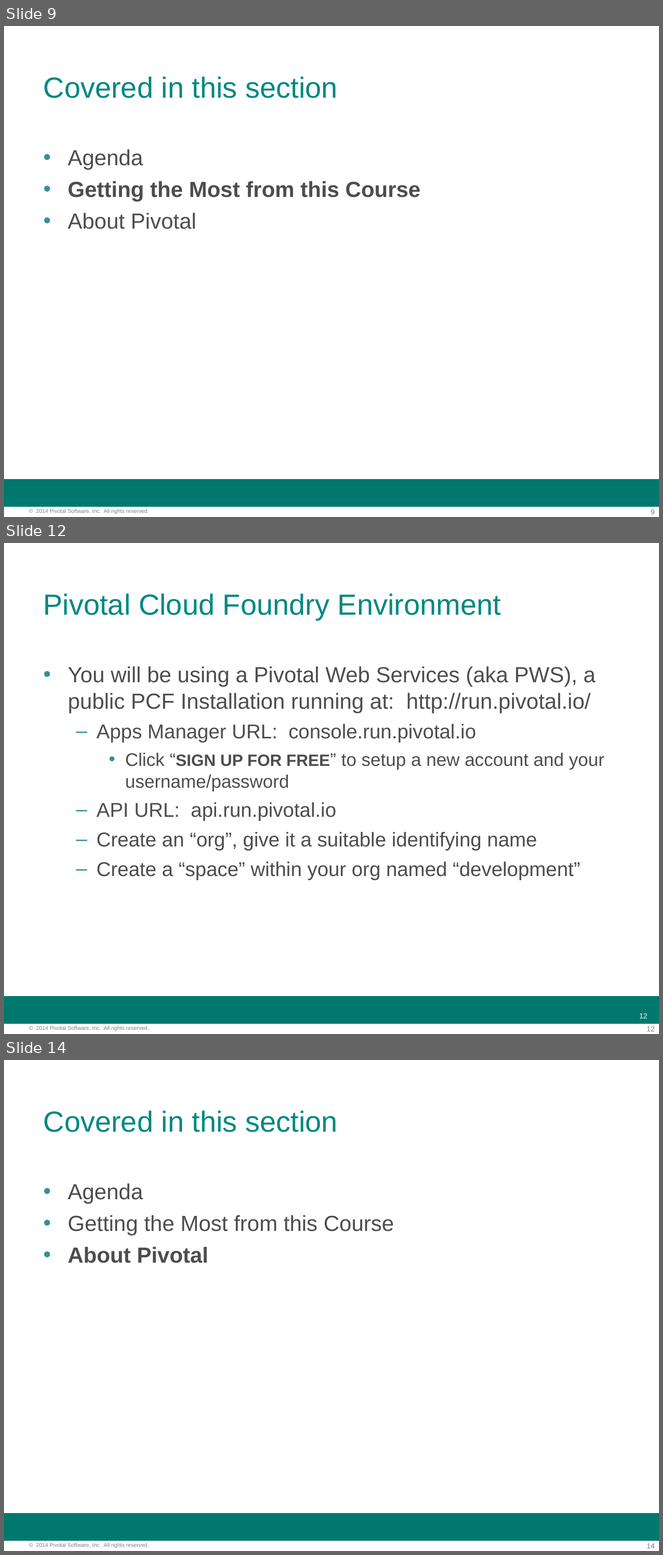
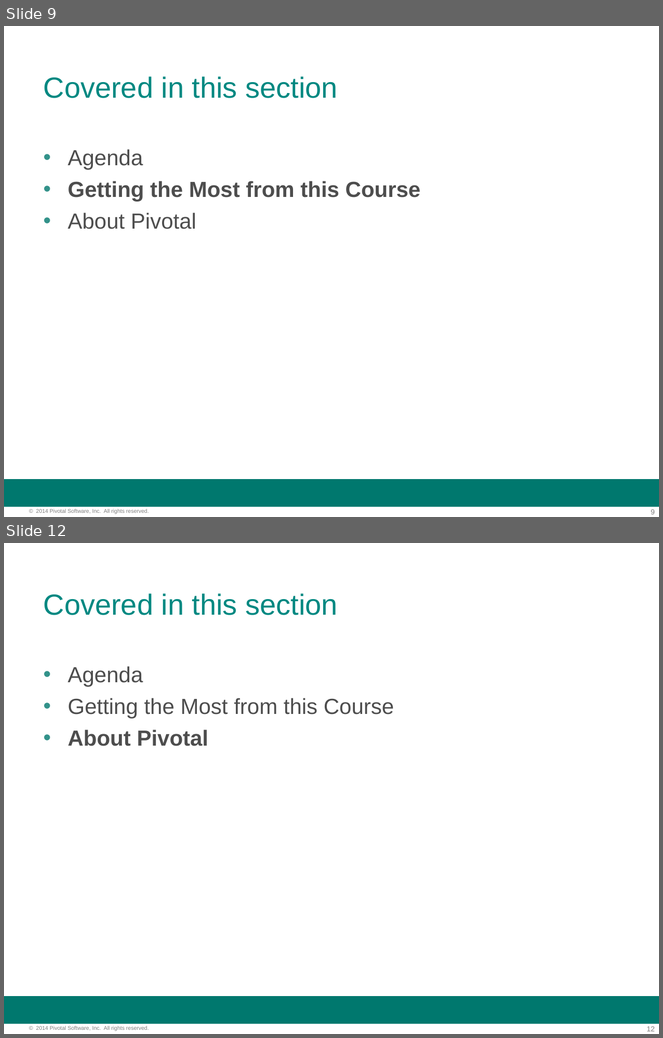
Before and after one commit to felipeg48/pcf-developer-cb, a slide deck: slides/00-introduction.ppt. Shown one above the other, each under a label of ours: slides 9, 12 and 14 before the commit, slides 9 and 12 after it; the slides between them are not shown. The pictures are 663x1555 and 663x1038 pixels, drawn with LibreOffice and Linux fonts; fonts in the diff are those of the drawing; background and template pictures are left out. Boxes give left, top, right and bottom in pixels: in the first picture for what was removed or moved away, otherwise in the second. Text is boxed around its words. In the diff, an @@ line names an element or a change of style, - is before the commit and + after.

```diff
--- a/slides/00-introduction.ppt
+++ b/slides/00-introduction.ppt
@@ slide 12 removed at <box>4,543,659,1034</box>, background #FFFFFF; not listed: 3 template elements that a slide beside it also shows @@
@@ title removed at <box>44,593,501,620</box> @@
-Pivotal Cloud Foundry Environment
@@ text removed at <box>68,666,605,880</box> @@
-• You will be using a Pivotal Web Services (aka PWS), a public PCF Installation running at: http://run.pivotal.io/
-  – Apps Manager URL: console.run.pivotal.io
-    • Click “SIGN UP FOR FREE” to setup a new account and your username/password
-  – API URL: api.run.pivotal.io
-  – Create an “org”, give it a suitable identifying name
-  – Create a “space” within your org named “development”
@@ page number removed at <box>639,1014,648,1019</box> @@
-12
@@ what was slide 14 is now slide 12 @@
@@ page number at <box>647,1027,655,1032</box>: text changed @@
-14
+12
```
Also in this commit, not shown: 5 slides changed, 1 other slide removed, 3 other files.
